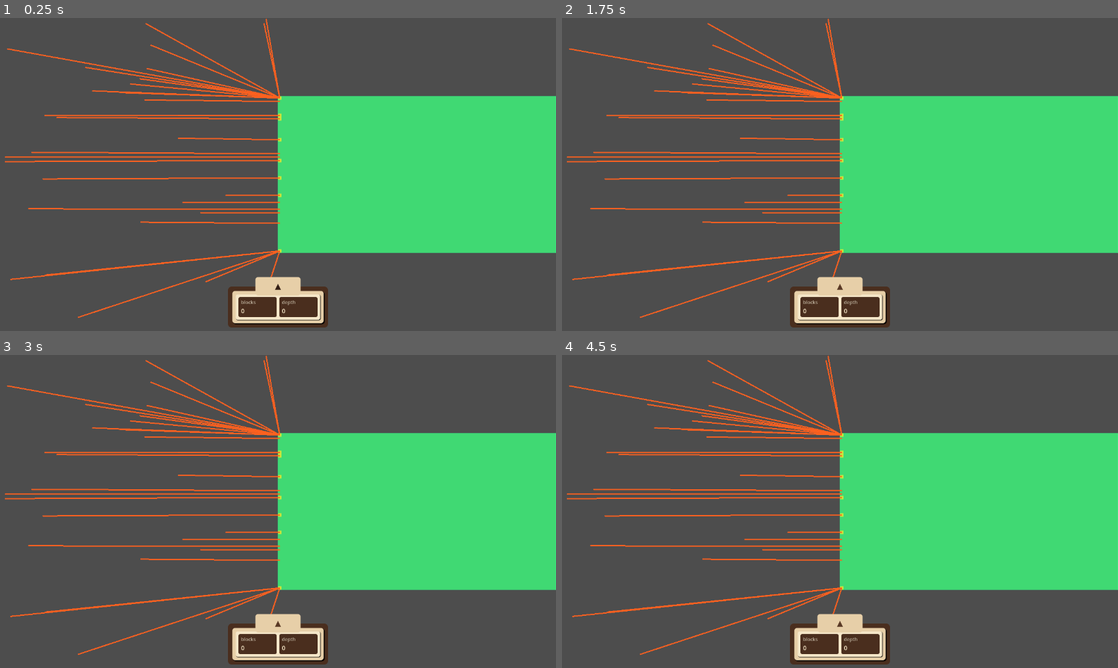
Above: before the commit, frames 1-4 (two rows, left to right).
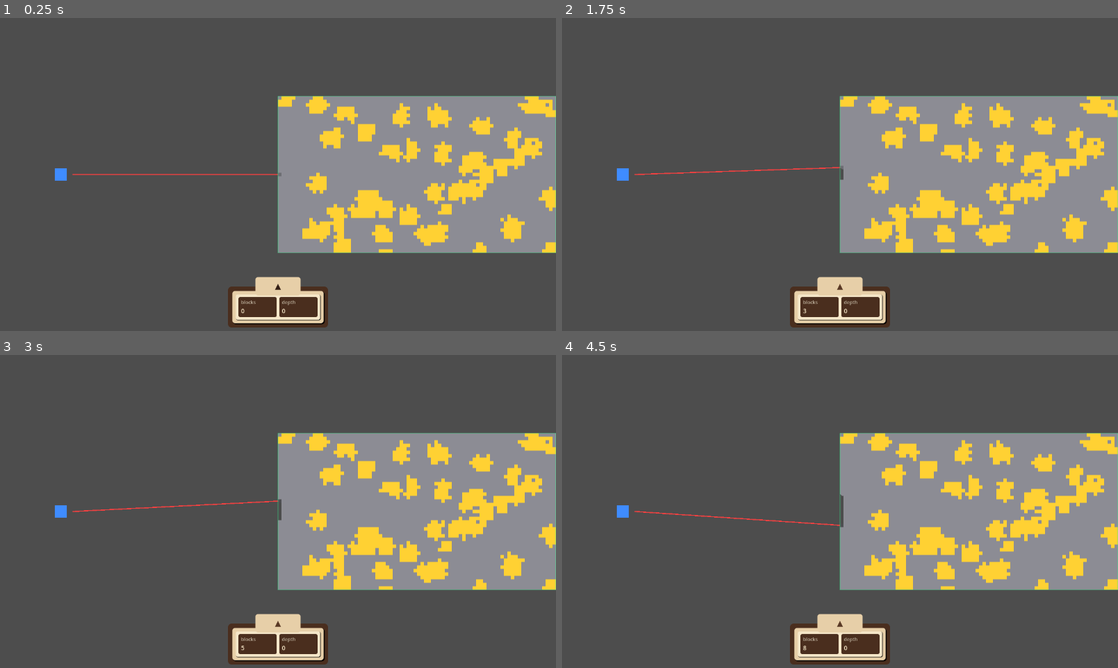
Above: after the commit, the same moments.

Repository: caboyd/blast_game
Game: Godot game, scene res://scenes/Main.tscn
Two runs of this game, one before a commit and one after it. Both use one fixed random seed, a clock stepped at 60 frames per second and the inputs below.
Inputs:
- Up to frame 1 (0.25 s): no input
- Up to frame 2 (1.75 s): click "▲" at 0.5 s; click "▼" at 1.25 s
- Up to frame 3 (3 s): click "▲" at 2 s; click "▼" at 2.75 s
- Up to frame 4 (4.5 s): click "▲" at 3.5 s; click "▼" at 4.25 s

The runs differ from the first frame. In frame 1, 29% of the frame differs, in the area x 0-100%, y 0-96%; in frame 2, 29%; in frame 3, 29%; in frame 4, 29%.

Commit message:
Added a Laser Turret

Diff:
--- /dev/null
+++ b/scenes/turrets/LaserTurret.tscn
@@ -0,0 +1,21 @@
+[gd_scene format=3 uid="uid://c8lasertrt001"]
+
+[ext_resource type="Script" path="res://scripts/turrets/LaserTurret.gd" id="1"]
+
+[node name="LaserTurret" type="Node2D"]
+script = ExtResource("1")
+
+[node name="Visual" type="Polygon2D" parent="."]
+color = Color(0.25, 0.55, 1, 1)
+polygon = PackedVector2Array(-14, -14, 14, -14, 14, 14, -14, 14)
+
+[node name="Barrel" type="Node2D" parent="."]
+unique_name_in_owner = true
+position = Vector2(28, 0)
+
+[node name="Beam" type="Line2D" parent="."]
+width = 2.5
+default_color = Color(1, 0.25, 0.25, 0.9)
+joint_mode = 2
+begin_cap_mode = 2
+end_cap_mode = 2
--- a/scripts/Main.gd
+++ b/scripts/Main.gd
@@ -1,8 +1,22 @@
 extends Node
 
+const LASER_TURRET_SCENE := preload("res://scenes/turrets/LaserTurret.tscn")
+
+## World X for laser turret (left of playfield; viewport 1280-wide).
+@export var laser_turret_position_x: float = 140.0
+
 @onready var target_conveyor: TargetConveyor = %TargetConveyor
+@onready var _turret_manager: Node2D = $GameRoot/World2D/TurretManager
 
 
 func _ready() -> void:
-	# Step-1 scaffold: keep this minimal and stable.
 	target_conveyor.ensure_targets_spawned()
+	_spawn_laser_turret()
+
+
+func _spawn_laser_turret() -> void:
+	var turret: Node2D = LASER_TURRET_SCENE.instantiate()
+	turret.name = "LaserTurret"
+	var y := target_conveyor.active_target_position.y
+	turret.position = Vector2(laser_turret_position_x, y)
+	_turret_manager.add_child(turret)
--- a/scripts/target/DestructibleTarget.gd
+++ b/scripts/target/DestructibleTarget.gd
@@ -2,12 +2,30 @@
 extends Node2D
 
 signal fully_destroyed
+
+const TYPE_EMPTY := 0
+const TYPE_ROCK := 1
+const TYPE_GOLD := 2
+const TYPE_COUNT := 3
+
+## Not const: Packed* constructors are not compile-time constants in GDScript.
+static var TYPE_MAX_HP: PackedInt32Array = PackedInt32Array([0, 5, 50])
+static var TYPE_COLOR: PackedColorArray = PackedColorArray([
+	Color(0.0, 0.0, 0.0, 0.0),
+	Color(0.55, 0.55, 0.58, 1.0),
+	Color(1.0, 0.82, 0.2, 1.0),
+])
+
+const SHADER_TYPE_COLOR_MAX := 8
 
 @export var target_size_px: Vector2 = Vector2(640.0, 360.0)
 @export var cell_size_px: float = 8.0
 @export var fill_solid_on_reset: bool = true
 
-@export var visual_color: Color = Color(0.25, 0.85, 0.45, 1.0)
+@export var generation_mode: StringName = &"default"
+@export var gold_density: float = 0.015
+@export var gold_cluster_size: int = 3
+@export var generation_seed: int = 0
 
 @export var debug_destroy_on_key: bool = true
 @export var debug_destroy_key: Key = KEY_K
@@ -18,13 +36,17 @@
 
 var _grid_w: int = 0
 var _grid_h: int = 0
-var _cells: PackedByteArray # 1 = solid, 0 = empty
+## Per cell: type id (0 = empty).
+var _cells: PackedByteArray
+var _cell_hp: PackedByteArray
 
 var _leftmost_solid_cell_x: int = 0
 var _leftmost_solid_dirty: bool = true
 
 var _mask_image: Image
 var _mask_texture: ImageTexture
+var _type_image: Image
+var _type_texture: ImageTexture
 var _mask_dirty: bool = true
 
 ## Per row: grid X of leftmost solid cell, or -1. _row_leftmost_pos_local[y] = cell center in local space (invalid if x < 0).
@@ -56,7 +78,7 @@
 	_row_leftmost_cache_dirty = true
 
 
-func apply_damage_circle_local(local_pos: Vector2, radius_px: float) -> void:
+func apply_damage_circle_local(local_pos: Vector2, radius_px: float, amount: int = 9999) -> void:
 	if _destroyed:
 		return
 
@@ -74,11 +96,13 @@
 			if cx < 0 or cy < 0 or cx >= _grid_w or cy >= _grid_h:
 				continue
 			var idx := cy * _grid_w + cx
-			if _cells[idx] == 0:
+			if _cells[idx] == TYPE_EMPTY:
 				continue
-			_cells[idx] = 0
-			destroyed_count += 1
-			changed_any = true
+			var dres := _damage_cell_idx(idx, amount)
+			if dres > 0:
+				changed_any = true
+			if dres == 2:
+				destroyed_count += 1
 
 	if destroyed_count > 0:
 		GameStatistics.add_blocks_destroyed(destroyed_count)
@@ -88,6 +112,27 @@
 		_leftmost_solid_dirty = true
 		_mask_dirty = true
 		_row_leftmost_cache_dirty = true
+
+
+## Returns true if the cell became empty (destroyed) this tick.
+func apply_damage_cell(cell: Vector2i, amount: int) -> bool:
+	if _destroyed:
+		return false
+	if cell.x < 0 or cell.y < 0 or cell.x >= _grid_w or cell.y >= _grid_h:
+		return false
+	var idx := cell.y * _grid_w + cell.x
+	if _cells[idx] == TYPE_EMPTY:
+		return false
+	var dres := _damage_cell_idx(idx, amount)
+	if dres == 0:
+		return false
+	if dres == 2:
+		GameStatistics.add_blocks_destroyed(1)
+	_try_mark_destroyed()
+	_leftmost_solid_dirty = true
+	_mask_dirty = true
+	_row_leftmost_cache_dirty = true
+	return dres == 2
 
 
 func debug_destroy() -> void:
@@ -135,7 +180,11 @@
 	_mask_image = Image.create(_grid_w, _grid_h, false, Image.FORMAT_L8)
 	_mask_image.fill(Color(1, 1, 1, 1))
 
+	_type_image = Image.create(_grid_w, _grid_h, false, Image.FORMAT_RG8)
+	_type_image.fill(Color(0, 0, 0, 1))
+
 	_mask_texture = ImageTexture.create_from_image(_mask_image)
+	_type_texture = ImageTexture.create_from_image(_type_image)
 
 	_visual.texture = _mask_texture
 	_visual.texture_filter = CanvasItem.TEXTURE_FILTER_NEAREST
@@ -149,25 +198,48 @@
 		return
 	sm.shader = sh
 	sm.set_shader_parameter("mask_tex", _mask_texture)
-	sm.set_shader_parameter("solid_color", visual_color)
+	sm.set_shader_parameter("type_tex", _type_texture)
+	_push_shader_type_colors(sm)
 	_visual.material = sm
 	clear_highlight()
 
 
+func _push_shader_type_colors(sm: ShaderMaterial) -> void:
+	var n := mini(TYPE_COUNT, SHADER_TYPE_COLOR_MAX)
+	sm.set_shader_parameter("type_count", n)
+	var pc := PackedColorArray()
+	pc.resize(SHADER_TYPE_COLOR_MAX)
+	for i in range(SHADER_TYPE_COLOR_MAX):
+		pc[i] = TYPE_COLOR[i] if i < TYPE_COUNT else Color(0, 0, 0, 0)
+	sm.set_shader_parameter("type_colors", pc)
+
+
 func _update_mask_texture_if_dirty() -> void:
 	if not _mask_dirty:
 		return
 	if _destroyed:
 		return
-	if _mask_image == null or _mask_texture == null:
+	if _mask_image == null or _mask_texture == null or _type_image == null or _type_texture == null:
 		return
 
 	for y in range(_grid_h):
 		var row := y * _grid_w
 		for x in range(_grid_w):
-			_mask_image.set_pixel(x, y, Color(1, 1, 1, 1) if _cells[row + x] != 0 else Color(0, 0, 0, 1))
+			var idx := row + x
+			var t := int(_cells[idx])
+			if t == TYPE_EMPTY:
+				_mask_image.set_pixel(x, y, Color(0, 0, 0, 1))
+				_type_image.set_pixel(x, y, Color(0, 0, 0, 1))
+			else:
+				_mask_image.set_pixel(x, y, Color(1, 1, 1, 1))
+				var max_hp := maxi(1, int(TYPE_MAX_HP[t]))
+				var hp := clampi(int(_cell_hp[idx]), 0, max_hp)
+				var hp_ratio := float(hp) / float(max_hp)
+				var type_r := clampf(float(t) / 255.0, 0.0, 1.0)
+				_type_image.set_pixel(x, y, Color(type_r, hp_ratio, 0, 1))
 
 	_mask_texture.update(_mask_image)
+	_type_texture.update(_type_image)
 	_mask_dirty = false
 
 
@@ -183,7 +255,7 @@
 		return false
 	if cell.x < 0 or cell.y < 0 or cell.x >= _grid_w or cell.y >= _grid_h:
 		return false
-	return _cells[cell.y * _grid_w + cell.x] != 0
+	return _cells[cell.y * _grid_w + cell.x] != TYPE_EMPTY
 
 
 func get_grid_width_cells() -> int:
@@ -197,7 +269,7 @@
 		var row := y * _grid_w
 		var row_best := -1
 		for x in range(_grid_w - 1, -1, -1):
-			if _cells[row + x] == 0:
+			if _cells[row + x] == TYPE_EMPTY:
 				row_best = x
 				break
 		if row_best > best:
@@ -220,7 +292,7 @@
 		var lx := -1
 		var row := y * _grid_w
 		for x in range(_grid_w):
-			if _cells[row + x] != 0:
+			if _cells[row + x] != TYPE_EMPTY:
 				lx = x
 				break
 		_row_leftmost_x[y] = lx
@@ -313,7 +385,7 @@
 	# Scan columns left->right; first column containing any solid cell wins.
 	for x in range(_grid_w):
 		for y in range(_grid_h):
-			if _cells[y * _grid_w + x] != 0:
+			if _cells[y * _grid_w + x] != TYPE_EMPTY:
 				return x
 	return 0
 
@@ -324,13 +396,99 @@
 
 	_cells = PackedByteArray()
 	_cells.resize(_grid_w * _grid_h)
+	_cell_hp = PackedByteArray()
+	_cell_hp.resize(_grid_w * _grid_h)
 
 	if fill_solid_on_reset:
-		for i in range(_cells.size()):
-			_cells[i] = 1
+		_generate_cells()
 	else:
 		for i in range(_cells.size()):
-			_cells[i] = 0
+			_cells[i] = TYPE_EMPTY
+			_cell_hp[i] = 0
+
+
+func _generate_cells() -> void:
+	var rng := RandomNumberGenerator.new()
+	rng.seed = generation_seed if generation_seed != 0 else Time.get_ticks_usec()
+
+	for i in range(_cells.size()):
+		_cells[i] = TYPE_ROCK
+		_cell_hp[i] = clampi(int(TYPE_MAX_HP[TYPE_ROCK]), 0, 255)
+
+	match generation_mode:
+		&"default":
+			_gen_default(rng)
+		_:
+			_gen_default(rng)
+
+
+func _gen_default(rng: RandomNumberGenerator) -> void:
+	var total := _cells.size()
+	var n_seeds := int(round(gold_density * float(total)))
+	n_seeds = clampi(n_seeds, 0, total)
+	var cluster_r := maxi(0, gold_cluster_size)
+
+	for _s in n_seeds:
+		var sx := rng.randi_range(0, _grid_w - 1)
+		var sy := rng.randi_range(0, _grid_h - 1)
+		_paint_gold_blob(Vector2i(sx, sy), cluster_r, rng)
+
+
+func _paint_gold_blob(origin: Vector2i, radius_cells: int, rng: RandomNumberGenerator) -> void:
+	if radius_cells <= 0:
+		_set_cell_type(origin.x, origin.y, TYPE_GOLD)
+		return
+	var q: Array[Vector2i] = [origin]
+	var visited: Dictionary = {}
+	var budget := (radius_cells * 2 + 1) * (radius_cells * 2 + 1)
+	while not q.is_empty() and budget > 0:
+		budget -= 1
+		var c: Vector2i = q.pop_front()
+		var key := Vector2i(c.x, c.y)
+		if visited.has(key):
+			continue
+		visited[key] = true
+		if c.x < 0 or c.y < 0 or c.x >= _grid_w or c.y >= _grid_h:
+			continue
+		if origin.distance_squared_to(c) > float(radius_cells * radius_cells):
+			continue
+		_set_cell_type(c.x, c.y, TYPE_GOLD)
+		var dirs: Array[Vector2i] = [
+			Vector2i(1, 0), Vector2i(-1, 0), Vector2i(0, 1), Vector2i(0, -1)
+		]
+		for di in range(dirs.size() - 1, 0, -1):
+			var j := rng.randi_range(0, di)
+			var tmp := dirs[di]
+			dirs[di] = dirs[j]
+			dirs[j] = tmp
+		for d in dirs:
+			if rng.randf() < 0.65:
+				q.append(c + d)
+
+
+func _set_cell_type(cx: int, cy: int, type_id: int) -> void:
+	var idx := cy * _grid_w + cx
+	if type_id == TYPE_EMPTY:
+		_cells[idx] = TYPE_EMPTY
+		_cell_hp[idx] = 0
+		return
+	_cells[idx] = type_id
+	var mh := clampi(int(TYPE_MAX_HP[type_id]), 0, 255)
+	_cell_hp[idx] = mh
+
+
+## 0 = no change, 1 = hp reduced, 2 = cell destroyed (now empty).
+func _damage_cell_idx(idx: int, amount: int) -> int:
+	if _cells[idx] == TYPE_EMPTY or amount <= 0:
+		return 0
+	var new_hp := int(_cell_hp[idx]) - amount
+	if new_hp <= 0:
+		_cells[idx] = TYPE_EMPTY
+		_cell_hp[idx] = 0
+		return 2
+	_cell_hp[idx] = clampi(new_hp, 0, 255)
+	return 1
+
 
 func _local_to_cell(local_pos: Vector2) -> Vector2i:
 	var gx := int(floor((local_pos.x + target_size_px.x * 0.5) / cell_size_px))
@@ -343,7 +501,7 @@
 		return
 
 	for i in range(_cells.size()):
-		if _cells[i] != 0:
+		if _cells[i] != TYPE_EMPTY:
 			return
 
 	_destroyed = true
--- a/scripts/target/TargetSpotter.gd
+++ b/scripts/target/TargetSpotter.gd
@@ -22,11 +22,12 @@
 	_line.begin_cap_mode = Line2D.LINE_CAP_ROUND
 	_line.end_cap_mode = Line2D.LINE_CAP_ROUND
 
-	var p := get_parent()
-	if p != null:
-		_conveyor = p.get_node_or_null("TargetConveyor") as TargetConveyor
-		if _conveyor == null and p.get_parent() != null:
-			_conveyor = p.get_parent().get_node_or_null("TargetConveyor") as TargetConveyor
+	var n := get_parent()
+	while n != null:
+		_conveyor = n.get_node_or_null("TargetConveyor") as TargetConveyor
+		if _conveyor != null:
+			break
+		n = n.get_parent()
 
 	if _conveyor != null:
 		if not _conveyor.active_target_changed.is_connected(_on_active_target_changed):
--- a/scripts/target/TargetSpotterManager.gd
+++ b/scripts/target/TargetSpotterManager.gd
@@ -2,7 +2,7 @@
 extends Node2D
 
 @export var spotter_scene: PackedScene
-@export var spotter_count: int = 30
+@export var spotter_count: int = 0
 
 var _conveyor: TargetConveyor
 var _last_highlight_dt: DestructibleTarget
--- /dev/null
+++ b/scripts/turrets/LaserTurret.gd
@@ -0,0 +1,86 @@
+class_name LaserTurret
+extends Turret
+
+const TARGET_SPOTTER_SCENE := preload("res://scenes/target/TargetSpotter.tscn")
+
+@export var damage: int = 1
+@export var update_frequency_hz: float = 10.0
+@export var beam_color: Color = Color(1.0, 0.25, 0.25, 0.9)
+@export var beam_width: float = 2.5
+@export var spotter_line_width: float = 0.0
+
+@onready var _beam: Line2D = $Beam
+
+var _spotter: TargetSpotter
+
+var _tick_accum: float = 0.0
+var _conveyor: TargetConveyor
+
+
+func _ready() -> void:
+	process_priority = 1
+	_conveyor = _resolve_conveyor()
+	_spotter = TARGET_SPOTTER_SCENE.instantiate() as TargetSpotter
+	_spotter.name = "TargetSpotter"
+	_spotter.line_width = spotter_line_width
+	var beam_idx := _beam.get_index()
+	add_child(_spotter)
+	move_child(_spotter, beam_idx)
+	_beam.width = beam_width
+	_beam.default_color = beam_color
+	_beam.joint_mode = Line2D.LINE_JOINT_ROUND
+	_beam.begin_cap_mode = Line2D.LINE_CAP_ROUND
+	_beam.end_cap_mode = Line2D.LINE_CAP_ROUND
+
+
+func _resolve_conveyor() -> TargetConveyor:
+	var p := get_parent()
+	if p == null:
+		return null
+	var world := p.get_parent() as Node2D
+	if world == null:
+		return null
+	return world.get_node_or_null("TargetConveyor") as TargetConveyor
+
+
+func _process(delta: float) -> void:
+	if _conveyor == null:
+		_conveyor = _resolve_conveyor()
+	if _conveyor == null:
+		_clear_beam()
+		_tick_accum = 0.0
+		return
+
+	var dt := _conveyor.get_active_target() as DestructibleTarget
+	if dt == null or dt.is_destroyed():
+		_clear_beam()
+		_tick_accum = 0.0
+		return
+
+	var cell := _spotter.get_tracked_cell()
+	if cell.x < 0 or not dt.is_cell_solid(cell):
+		_clear_beam()
+		_tick_accum = 0.0
+		return
+
+	var start_local := barrel.position
+	var end_world := dt.to_global(dt.cell_center_local(cell))
+	_beam.clear_points()
+	_beam.add_point(start_local)
+	_beam.add_point(to_local(end_world))
+
+	_tick_accum += delta
+	var interval := 1.0 / maxf(update_frequency_hz, 0.0001)
+	while _tick_accum >= interval:
+		_tick_accum -= interval
+		if not is_instance_valid(dt) or dt.is_destroyed():
+			break
+		if not dt.is_cell_solid(cell):
+			break
+		dt.apply_damage_cell(cell, damage)
+		if not dt.is_cell_solid(cell):
+			break
+
+
+func _clear_beam() -> void:
+	_beam.clear_points()
--- a/shaders/destructible_target_marching.gdshader
+++ b/shaders/destructible_target_marching.gdshader
@@ -2,7 +2,11 @@
 
 // Low-res mask; nearest so texelFetch matches CPU grid.
 uniform sampler2D mask_tex : source_color, filter_nearest;
-uniform vec4 solid_color : source_color = vec4(0.25, 0.85, 0.45, 1.0);
+// R = type id / 255, G = hp ratio 0..1
+uniform sampler2D type_tex : source_color, filter_nearest;
+
+uniform int type_count : hint_range(0, 8) = 3;
+uniform vec4 type_colors[8];
 
 const int HIGHLIGHT_MAX = 8;
 
@@ -208,7 +212,13 @@
 		discard;
 	}
 
-	COLOR = solid_color;
+	vec4 td = texelFetch(type_tex, cell, 0);
+	int tc1 = max(type_count - 1, 0);
+	float tid_hi = float(tc1);
+	int tid = int(clamp(round(td.r * 255.0), 0.0, tid_hi));
+	vec4 base_color = type_colors[tid];
+	float hp_ratio = clamp(td.g, 0.0, 1.0);
+	COLOR = vec4(base_color.rgb * mix(0.45, 1.0, hp_ratio), base_color.a);
 
 	int hc_n = clamp(highlight_count, 0, HIGHLIGHT_MAX);
 	for (int hi = 0; hi < hc_n; hi++) {
Not shown, added: scripts/turrets/LaserTurret.gd.uid
